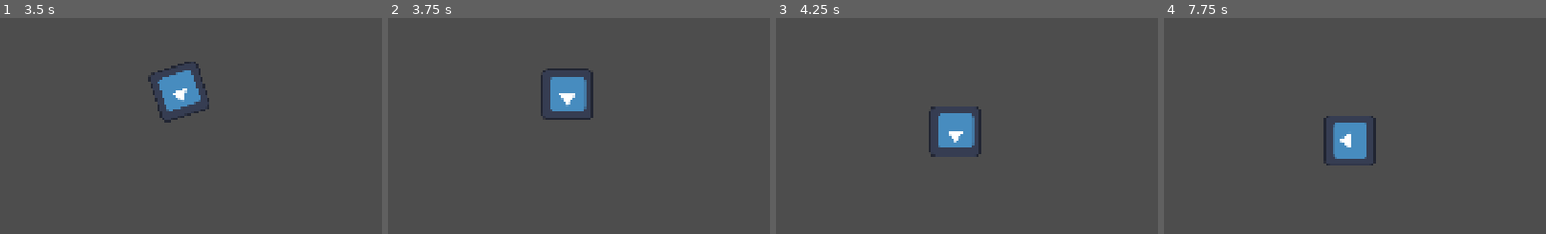
Above: before the commit, frames 1-4 (left to right).
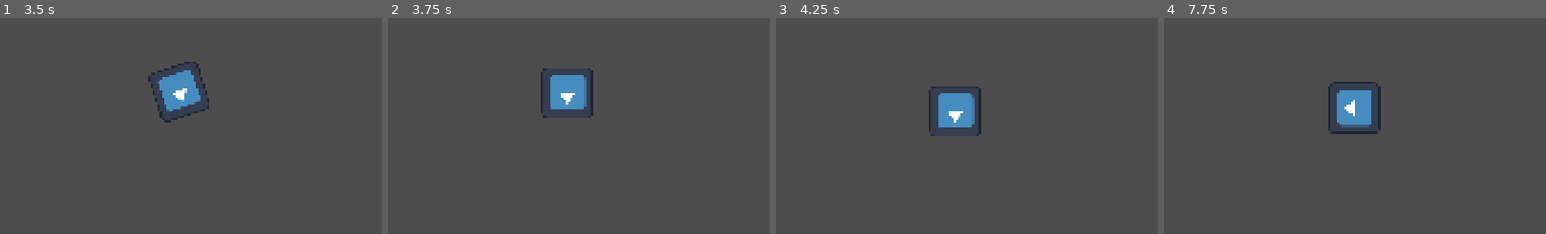
Above: after the commit, the same moments.

Repository: Yolo-Arts/Game-Off-2026
Game: Godot game, scene res://Game/main_game.tscn
Same seed, same stepped clock (60 frames per second), same inputs: the game is played once before the commit and once after it. The engine's default icon, where the game draws it, is replaced by a stand-in: a white triangle on a blue panel in a dark square. Sound files missing from this copy of the repository are replaced by a short silence.
Inputs:
- Up to frame 1 (3.5 s): click "Play" at 0.5 s; hold D (move_right) 1.28-2.03 s; tap Enter at 2 s; hold S (move_down) 2.03-2.78 s; tap Space at 2.75 s; hold D (move_right) from 2.78 s (still down)
- Up to frame 2 (3.75 s): release D (move_right) at 3.53 s; hold W (move_up) from 3.53 s (still down)
- Up to frame 3 (4.25 s): keep holding W (move_up)
- Up to frame 4 (7.75 s): release W (move_up) at 4.28 s; hold A (move_left) 4.28-5.78 s; hold S (move_down) 5.78-6.53 s; tap Enter at 6.5 s; hold D (move_right) 6.53-7.28 s; hold W (move_up) from 7.28 s (still down)
The pictures show only the part of the screen within x 27-77%, y 28-78%; the shares and areas given below are measured in that part.

Frame 1 is identical in both runs. In frame 2, 0.5% of the frame differs, in the area x 40-54%, y 23-48%; in frame 3, 2.3%; in frame 4, 3.6%, in the area x 41-57%, y 29-69%.

Commit message:
Remove friction

Diff:
--- a/Resources/Items/default_player_stats.tres
+++ b/Resources/Items/default_player_stats.tres
@@ -6,4 +6,5 @@
 script = ExtResource("1_y22of")
 max_speed = 2000.0
 acceleration = 200.0
+deacceleration = 800.0
 metadata/_custom_type_script = "uid://glq4nadax2py"
--- a/Scenes/Player/movement_component.gd
+++ b/Scenes/Player/movement_component.gd
@@ -4,6 +4,7 @@
 var player: Player
 var speed: float = 0.0
 var steer: float = 0.0
+
 func setup(_player: Player) -> void:
 	player = _player
 
@@ -23,12 +24,12 @@
 		steer = get_steer_input()
 
 	player.rotation += steer * stats.steering_speed * delta
-	speed = move_toward(speed, get_thrust_input() * stats.max_speed, delta * stats.acceleration)
 
-	if get_thrust_input() == 1.0:
-		speed = move_toward(speed, stats.max_speed, delta * stats.acceleration)
-	else:
-		speed = move_toward(speed, 0.0, delta * stats.deacceleration)
+	if player.can_control_speed:
+		if get_thrust_input() == 1.0:
+			speed = move_toward(speed, stats.max_speed, delta * stats.acceleration)
+		elif get_thrust_input() == -1.0:
+			speed = move_toward(speed, 0.0, delta * stats.deacceleration)
 
 	player.velocity = -player.transform.y * speed
 	player.move_and_slide()
--- a/Scenes/Player/player.gd
+++ b/Scenes/Player/player.gd
@@ -5,7 +5,7 @@
 @onready var movement_component: PlayerMovementComponent = $MovementComponent
 
 var can_steer: bool = true
-
+var can_control_speed: bool = true
 func _ready() -> void:
 	item_manager.setup(_default_stats)
 	movement_component.setup(self)
--- a/Scenes/Player/player.tscn
+++ b/Scenes/Player/player.tscn
@@ -6,7 +6,7 @@
 [ext_resource type="Script" uid="uid://dve1ktyxyi1gw" path="res://Scenes/Player/ItemManager/item_manager.gd" id="2_xpcdj"]
 [ext_resource type="Script" uid="uid://cl3bqv10f2aoe" path="res://Scenes/Player/movement_component.gd" id="3_mtuoh"]
 
-[node name="Player" type="CharacterBody2D" unique_id=2000429350]
+[node name="Player" type="CharacterBody2D" unique_id=2000429350 groups=["player"]]
 script = ExtResource("1_4ntmi")
 _default_stats = ExtResource("2_htcer")
 
